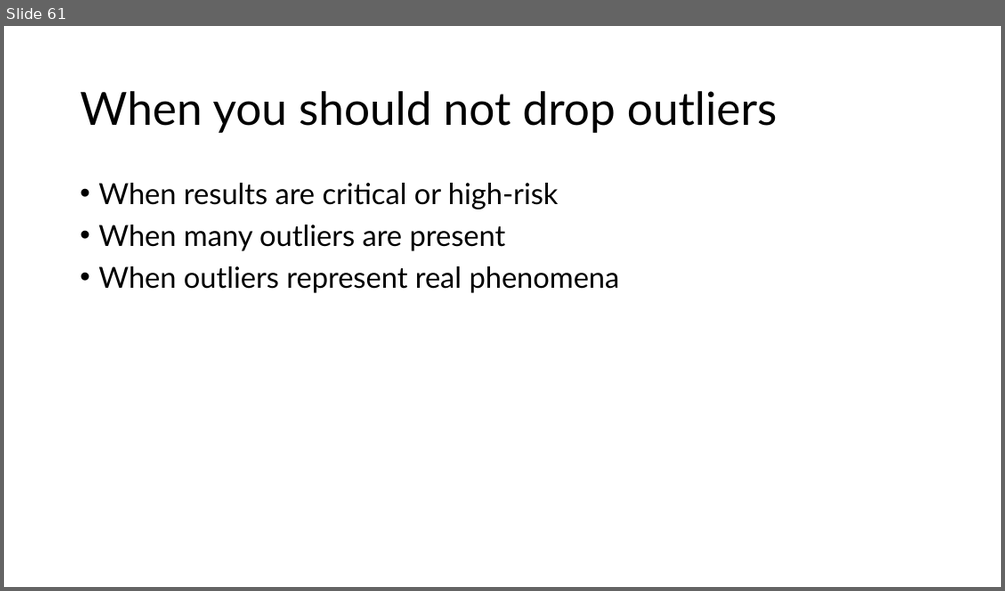
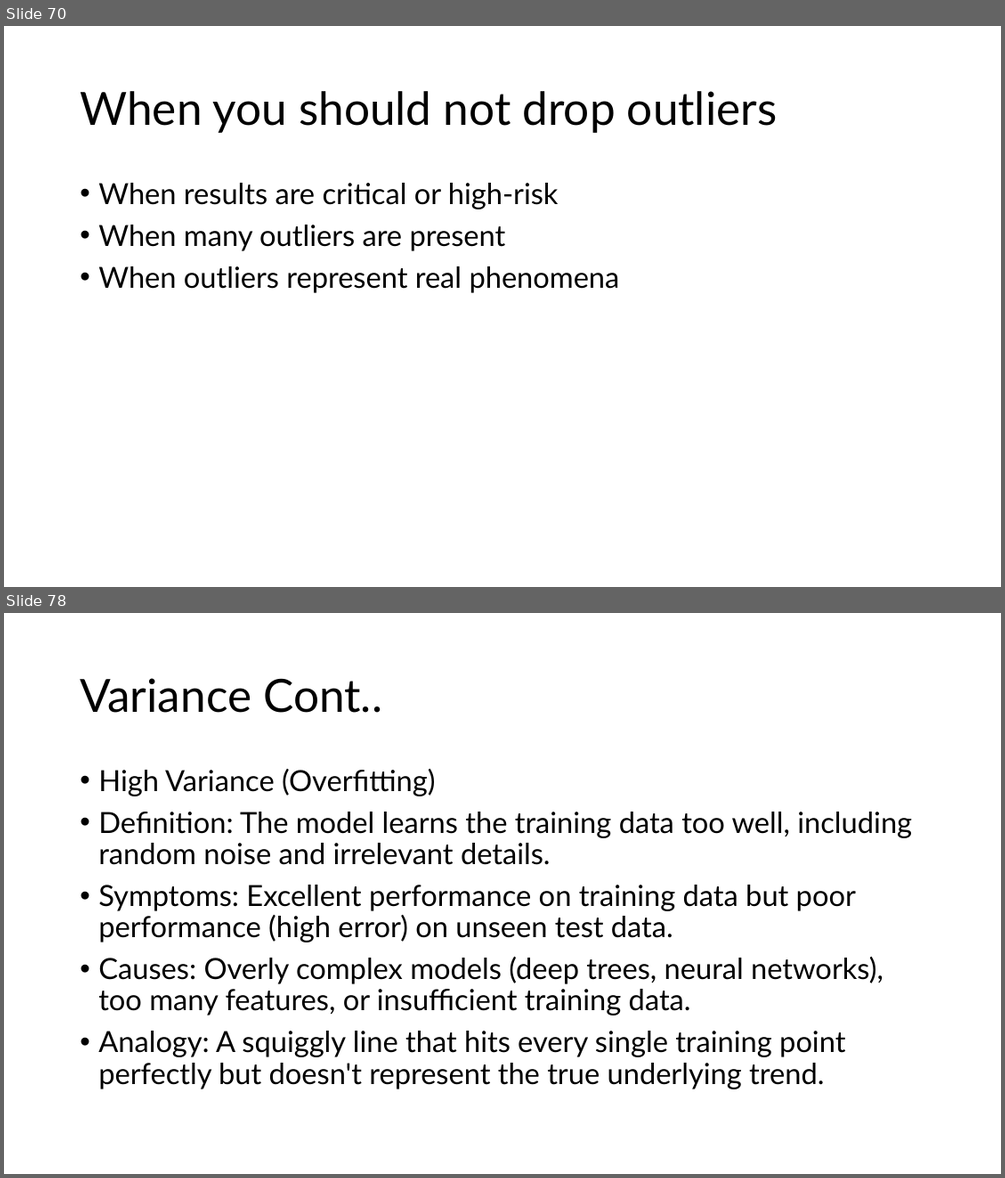
Before and after one commit to sabbirhasaann/ml-lab, a slide deck: NN and ML Lab.pptx. Shown one above the other, each under a label of ours: slide 61 before the commit, slides 70 and 78 after it; the slides between them are not shown. The pictures are 1005x591 and 1005x1178 pixels, drawn with LibreOffice and Linux fonts; fonts in the diff are those of the drawing. Boxes give left, top, right and bottom in pixels: in the first picture for what was removed or moved away, otherwise in the second. Text is boxed around its words. In the diff, an @@ line names an element or a change of style, - is before the commit and + after.

```diff
--- a/NN and ML Lab.pptx
+++ b/NN and ML Lab.pptx
@@ slide 78 added at [4, 613, 1001, 1174], background #FFFFFF @@
@@ title added at [80, 678, 382, 713], 44 pt, text #000000 @@
+Variance Cont..
@@ text added at [98, 769, 912, 1089], 28 pt, text #000000 @@
+• High Variance (Overfitting)
+• Definition: The model learns the training data too well, including random noise and irrelevant details.
+• Symptoms: Excellent performance on training data but poor performance (high error) on unseen test data.
+• Causes: Overly complex models (deep trees, neural networks), too many features, or insufficient training data.
+• Analogy: A squiggly line that hits every single training point perfectly but doesn't represent the true underlying trend.
@@ what was slide 61 is now slide 70 @@
```
Also in this commit, not shown: 1 slide changed, 23 other slides added, 1 other file.
